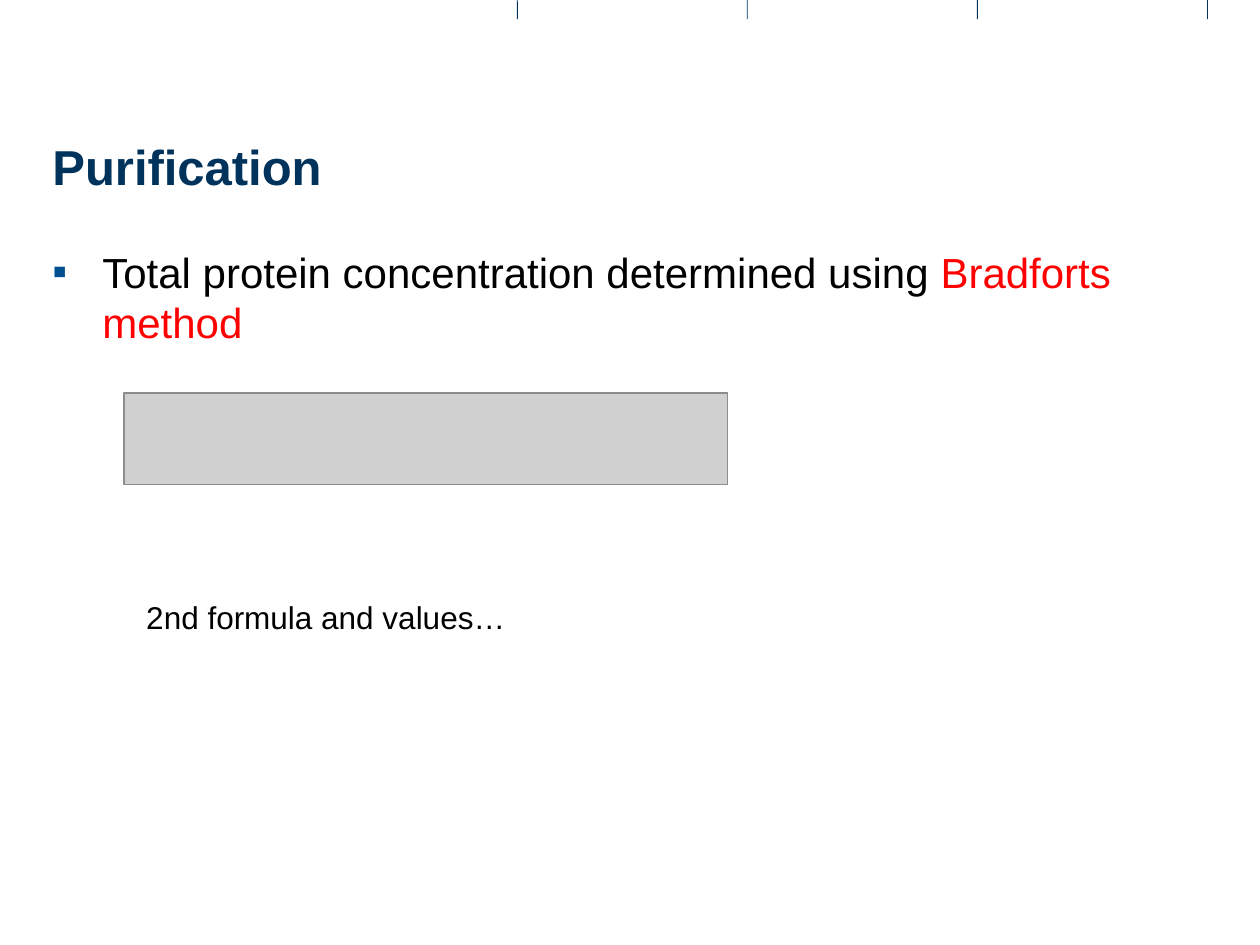
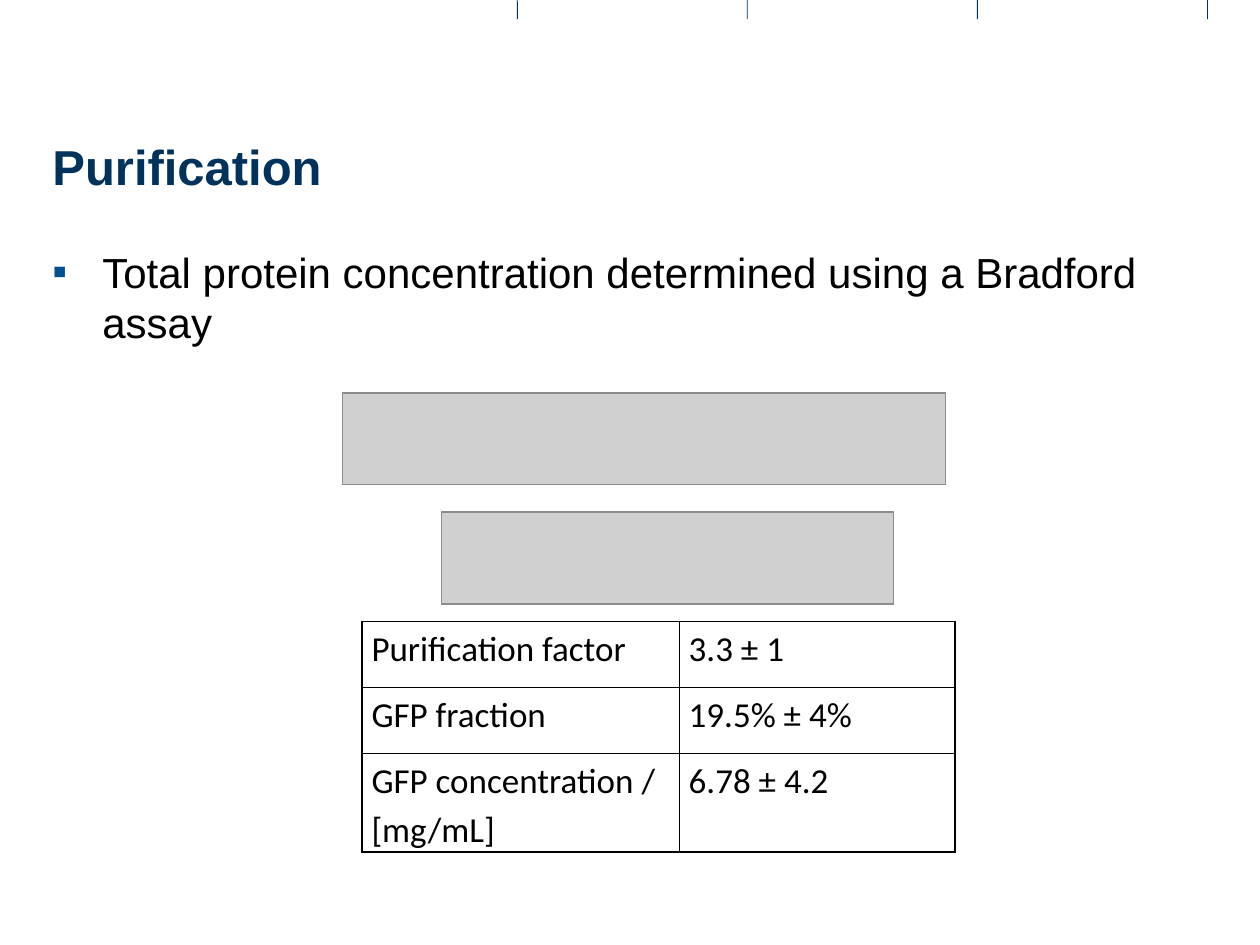
Before and after one commit to Pascal-Stucheli/Lab-Work, a slide deck: slide 12 of Presentation.pptx. Drawn at 1260x945 pixels with LibreOffice and Linux fonts; fonts in the diff are those of the drawing; grey boxes stand for pictures; background and template pictures are left out. Boxes give left, top, right and bottom in pixels: in the first picture for what was removed or moved away, otherwise in the second. Text is boxed around its words. In the diff, an @@ line names an element or a change of style, - is before the commit and + after.

```diff
--- a/Presentation.pptx
+++ b/Presentation.pptx
@@ text at [102, 257, 1136, 347]: text changed @@
-▪ Total protein concentration determined using Bradforts method
+▪ Total protein concentration determined using a Bradford assay
@@ picture: place and size @@
-picture at [123, 393, 727, 485]
+picture at [343, 393, 946, 485]
@@ picture added at [441, 512, 893, 604] @@
@@ text removed at [146, 606, 505, 630] @@
-2nd formula and values…
@@ table added at [362, 621, 955, 852], 3 rows, 2 columns @@
+Purification factor | 3.3 ± 1
+GFP fraction | 19.5% ± 4%
+GFP concentration / [mg/mL] | 6.78 ± 4.2
```
Also in this commit, not shown: 5 other slides changed, 2 slides added, 2 slides removed, 2 other files.
